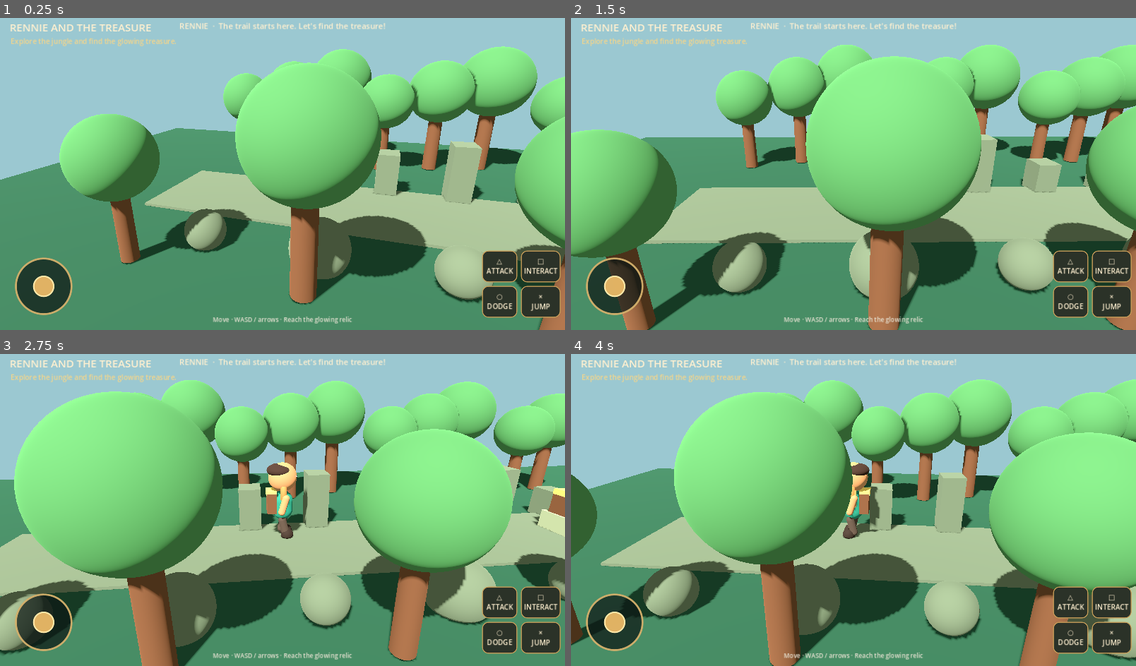
Above: before the commit, frames 1-4 (two rows, left to right).
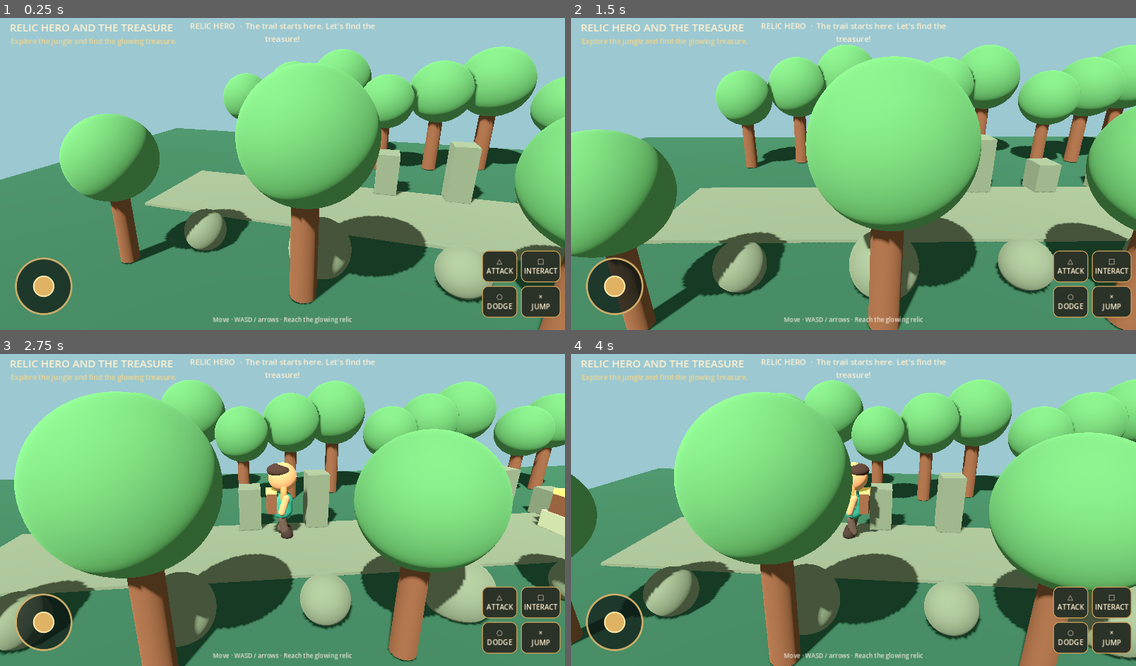
Above: after the commit, the same moments.

Repository: sshacker18/the-treasure-android
Game: Godot game, scene res://scenes/main.tscn
The game is run twice, just before and just after one commit, with the same random seed, the same clock (stepped at 60 frames per second) and the same inputs.
Inputs (mouse positions are in pixels of both pictures, inside the frame that each line leads up to):
- Up to frame 1 (0.25 s): no input
- Up to frame 2 (1.5 s): drag from (616, 286) to (910, 102) at 0.52 s; drag from (740, 186) to (825, 233) at 1.27 s
- Up to frame 3 (2.75 s): move the mouse to (339, 438) at 2.02 s; hold Right (ui_right) from 2.03 s (still down)
- Up to frame 4 (4 s): release Right (ui_right) at 2.75 s; drag from (825, 569) to (684, 460) at 2.77 s; move the mouse to (1023, 553) at 3.52 s; hold Left (ui_left) from 3.53 s (still down)

The runs differ from the first frame. In frame 1, 0.8% of the frame differs, in the area x 4-69%, y 1-8%; in frame 2, 0.8%; in frame 3, 0.8%; in frame 4, 0.8%.

Commit message:
fix(godot): keep RELIC project branding unchanged

Diff:
--- a/godot-prototype/scripts/main.gd
+++ b/godot-prototype/scripts/main.gd
@@ -24,7 +24,7 @@
 	_build_hero()
 	_build_camera()
 	_build_hud()
-	_show_line("RENNIE", "The trail starts here. Let's find the treasure!")
+	_show_line("RELIC HERO", "The trail starts here. Let's find the treasure!")
 	_update_status("Explore the jungle and find the glowing treasure.")
 
 func _process(delta: float) -> void:
@@ -137,7 +137,7 @@
 
 func _build_hero() -> void:
 	hero = CharacterBody3D.new()
-	hero.name = "Rennie"
+	hero.name = "RelicHero"
 	hero.position = Vector3(-7.0, 0.08, 0.0)
 	add_child(hero)
 	var collision := CollisionShape3D.new()
@@ -197,7 +197,7 @@
 	layer.add_child(root_control)
 
 	var title := Label.new()
-	title.text = "RENNIE AND THE TREASURE"
+	title.text = "RELIC HERO AND THE TREASURE"
 	title.position = Vector2(22.0, 16.0)
 	title.add_theme_font_size_override("font_size", 24)
 	title.add_theme_color_override("font_color", Color("#fff0d0"))
@@ -307,17 +307,17 @@
 		"jump":
 			if hero.is_on_floor():
 				hero.velocity.y = JUMP_SPEED
-			_show_line("RENNIE", "Whoa! Made it!")
+			_show_line("RELIC HERO", "Whoa! Made it!")
 		"attack":
 			if is_instance_valid(_parts.get("Right Arm")):
 				_parts["Right Arm"].rotation.x = -1.25
-			_show_line("RENNIE", "Take that!")
+			_show_line("RELIC HERO", "Take that!")
 		"interact":
 			_check_treasure(true)
 		"dodge":
 			hero.velocity.x *= 1.7
 			hero.velocity.z *= 1.7
-			_show_line("RENNIE", "Quick dodge!")
+			_show_line("RELIC HERO", "Quick dodge!")
 
 func _check_treasure(force_interact: bool = false) -> void:
 	if _collected or not is_instance_valid(hero):
@@ -326,7 +326,7 @@
 	if hero.global_position.distance_to(treasure_position) < 1.65 or (force_interact and hero.global_position.distance_to(treasure_position) < 3.2):
 		_collected = true
 		_update_status("Treasure found! Vertical-slice objective complete.")
-		_show_line("RENNIE", "We found it! The treasure is ours!")
+		_show_line("RELIC HERO", "We found it! The treasure is ours!")
 		hint_label.text = "TREASURE FOUND · prototype objective complete"
 
 func _show_line(speaker: String, line: String) -> void:
